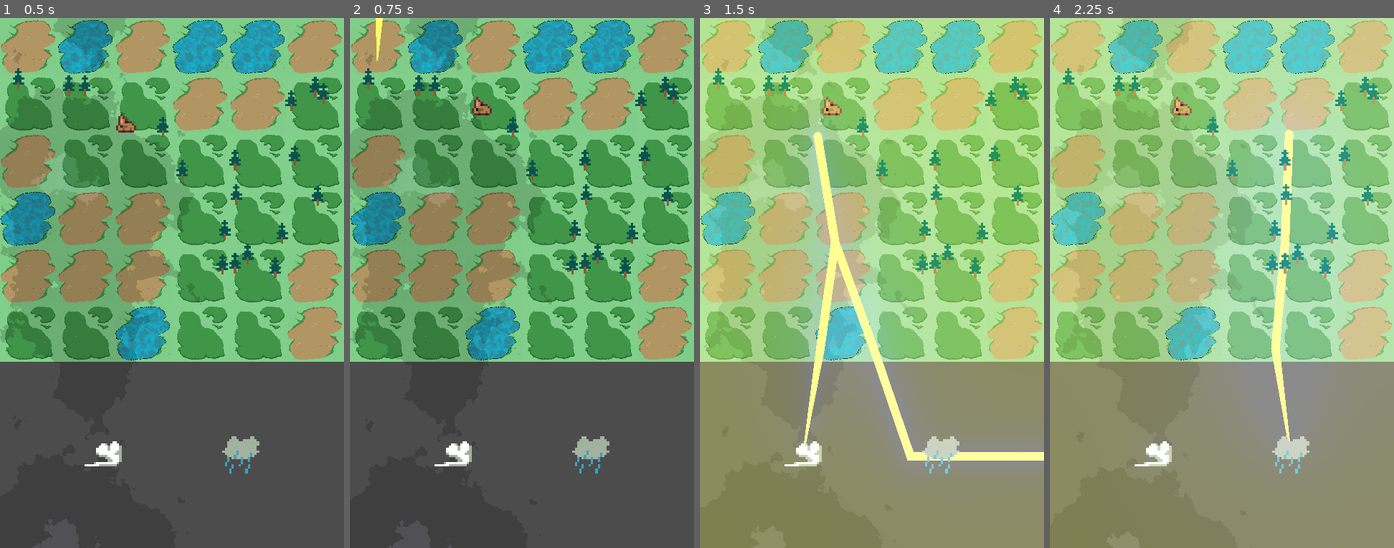
Above: before the commit, frames 1-4 (left to right).
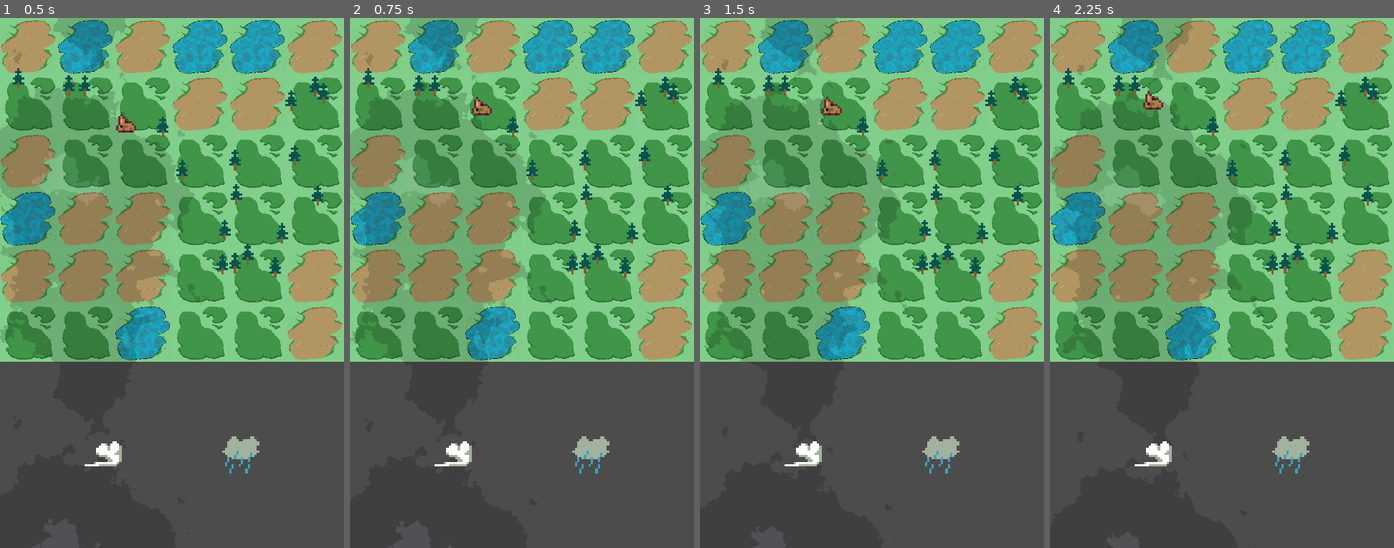
Above: after the commit, the same moments.

Repository: MrBSmith/Haven
Game: Godot game, scene res://Scenes/Garden/Garden.tscn
The game is run twice, just before and just after one commit, with the same random seed, the same clock (stepped at 60 frames per second) and the same inputs. The engine's default icon, where the game draws it, is replaced by a stand-in: a white triangle on a blue panel in a dark square.
Inputs (mouse positions are in pixels of both pictures, inside the frame that each line leads up to):
- Up to frame 1 (0.5 s): no input
- Up to frame 2 (0.75 s): tap Enter (ui_accept) at 0.5 s; move the mouse to (377, 60) at 0.52 s; press the mouse at (377, 60) at 0.53 s
- Up to frame 3 (1.5 s): tap Enter (ui_accept) at 0.77 s; move the mouse to (803, 452) at 1.27 s; release the mouse at (803, 452) at 1.28 s; click (803, 452) at 1.35 s
- Up to frame 4 (2.25 s): tap Enter (ui_accept) at 1.52 s; move the mouse to (1290, 452) at 2.02 s; press the mouse at (1290, 452) at 2.03 s

Frame 1 is identical in both runs. In frame 2, 0.1% of the frame differs, in the area x 7-10%, y 0-9%; in frame 3, 100%; in frame 4, 100%, in the area x 0-100%, y 0-100%.

Commit message:
correct lightning

Diff:
--- a/Autoloads/Globals.gd
+++ b/Autoloads/Globals.gd
@@ -58,11 +58,13 @@
 
 #### INPUT ####
 
-func _input(event: InputEvent):
-	if event.is_action_pressed("toggle_debug"):
+func _input(_event: InputEvent):
+	if Input.is_action_just_pressed("toggle_debug"):
 		toggle_debug_state()
-	if event.is_action_pressed("click"):
-		generate_thunder_debug(get_global_mouse_position())
+
+	# Lightning test onclick generation
+#	if Input.is_action_just_pressed("click"):
+#		generate_thunder_debug(get_global_mouse_position())
 
 
 #### DEBUG FUNCTIONS ####
--- a/Scenes/Animals/Animal.gd
+++ b/Scenes/Animals/Animal.gd
@@ -12,6 +12,8 @@
 export var view_radius : float = 12.0
 
 export var eating_time : float = 3.0
+
+export var debug : bool = false
 
 # Exepressed in turns
 var presence_time : int = 0
--- a/Scenes/Animals/TerrestrialAnimal/TerrestrialAnimal.gd
+++ b/Scenes/Animals/TerrestrialAnimal/TerrestrialAnimal.gd
@@ -49,7 +49,7 @@
 
 # Go there you dummie
 func _input(event : InputEvent):
-	if event.is_action_released("click"):
+	if event.is_action_released("click") && debug:
 		var mouse_pos = get_global_mouse_position()
 		move_to(mouse_pos)
 
--- a/Scenes/Garden/Animations.gd
+++ b/Scenes/Garden/Animations.gd
@@ -1,4 +1,4 @@
-extends YSort
+extends Node2D
 
 var lightning_scene = preload("res://Scenes/Projectile/Lightning.tscn")
 
--- a/Scenes/Garden/Garden.tscn
+++ b/Scenes/Garden/Garden.tscn
@@ -92,7 +92,7 @@
 [node name="Rabbit" parent="Grid/Animals" instance=ExtResource( 9 )]
 position = Vector2( 1136.47, 1214.64 )
 
-[node name="MeteoEffects" type="YSort" parent="Grid"]
+[node name="MeteoEffects" type="Node2D" parent="Grid"]
 script = ExtResource( 7 )
 __meta__ = {
 "_edit_lock_": true
--- a/Scenes/Projectile/LightingMainBranch.gd
+++ b/Scenes/Projectile/LightingMainBranch.gd
@@ -15,12 +15,14 @@
 func _setup():
 	randomize()
 
-	nb_strokes = int(rand_range(4, 5))
+	game_upscale = Globals.get_tile_upscale().x
+
+	nb_strokes_remaining = int(rand_range(4, 5))
+	total_nb_strokes = nb_strokes_remaining
+
 	compute_individal_values()
 
 	$LightingTrail.width = width / 2
-
-	motions[0].speed *= Globals.get_tile_upscale().x
 
 	new_branch_cooldown = Timer.new()
 	var _err = new_branch_cooldown.connect("timeout", self, "_on_new_branch_timeout")
@@ -33,15 +35,14 @@
 
 
 func move(delta: float) -> void:
-	var speed = motions[0].speed
-	var movement : Vector2 = speed * global_position.direction_to(path[0]) * delta
-	var projected_pos = global_position + movement
+	var speed = motions[0].speed * delta
+	var velocity : Vector2 = global_position.direction_to(path[0]) * speed
 
-	if global_position.distance_to(projected_pos) >= global_position.distance_to(path[0]):
+	if global_position.distance_to(path[0]) <= speed:
 		global_position = path.pop_front()
 		_on_path_point_reached()
 	else:
-		global_position = projected_pos
+		global_position += velocity
 
 
 #### LOGIC ####
@@ -58,11 +59,12 @@
 
 # Compute in advance the path of the main branch, so it is determinist
 func compute_path():
-	var dist = 30 * Globals.get_tile_upscale().x
+	var dist = 30 * game_upscale
 	var current_point = impact_point
 	path.push_front(current_point)
-	for i in nb_strokes - 1:
-		var dir = compute_rdm_direction(direction, 0.2)
+
+	for _i in range(nb_strokes_remaining - 1):
+		var dir = compute_rdm_direction(direction, 0.2, 0.3)
 		dir = reverse_direction(dir)
 		current_point += dir * dist
 		path.push_front(current_point)
@@ -78,7 +80,7 @@
 #### SIGNAL RESPONSES ####
 
 func _on_path_point_reached():
-	nb_strokes -= 1
+	nb_strokes_remaining -= 1
 
 	if path.empty():
 		direction = Vector2.ZERO
--- a/Scenes/Projectile/LightingMainBranch.tscn
+++ b/Scenes/Projectile/LightingMainBranch.tscn
@@ -7,7 +7,7 @@
 [sub_resource type="Resource" id=1]
 resource_local_to_scene = true
 script = ExtResource( 3 )
-speed = 900.0
+speed = 24800.0
 
 [node name="LightingMainBranch" instance=ExtResource( 1 )]
 script = ExtResource( 2 )
--- a/Scenes/Projectile/LightingProjectile.gd
+++ b/Scenes/Projectile/LightingProjectile.gd
@@ -1,16 +1,19 @@
 extends Projectile
 class_name LightningProjectile
 
-var width : float = 4.0 * Globals.get_tile_upscale().x
+var width : float = 2.5 * Globals.get_tile_upscale().x
 
 var stroke_average_duration : float
 var new_branch_cooldown_duration : float
 var new_branch_probability : float
 
-var nb_strokes : int = 0
+var nb_strokes_remaining : int = 0
+var total_nb_strokes : int = 0
 
 var stroke_timer : Timer
 var new_branch_cooldown : Timer
+
+var game_upscale : float = 1.0
 
 #### ACCESSORS ####
 
@@ -21,13 +24,17 @@
 	randomize()
 
 	compute_individal_values()
+	game_upscale = Globals.get_tile_upscale().x
 
-	if int(width) != 0:
-		nb_strokes = randi() % int(width) + 2
+	var divider = int(width / game_upscale) + 2
+	if divider != 0:
+		nb_strokes_remaining = randi() % divider
+	else:
+		nb_strokes_remaining = 3
+
+	total_nb_strokes = nb_strokes_remaining
 
 	$LightingTrail.width = width / 2
-	motions[0].speed *= Globals.get_tile_upscale().x
-
 
 	stroke_timer = Timer.new()
 	new_branch_cooldown = Timer.new()
@@ -50,8 +57,9 @@
 #### LOGIC ####
 
 func start_stroke():
+	nb_strokes_remaining -= 1
 	stroke_timer.start(compute_rdm_duration(stroke_average_duration, 0.2))
-	direction = compute_rdm_direction(direction, 0.3)
+	direction = compute_rdm_direction(direction, 0.2, 0.3)
 
 
 func start_new_branch_timer():
@@ -59,9 +67,9 @@
 
 
 func compute_individal_values():
-	stroke_average_duration = width / (motions[0].speed * 3)
-	new_branch_cooldown_duration = width / (motions[0].speed * 2)
-	new_branch_probability = width * 20
+	stroke_average_duration = width * game_upscale / (motions[0].speed * 3)
+	new_branch_cooldown_duration = width * game_upscale / (motions[0].speed * 3)
+	new_branch_probability = width / game_upscale * 20
 
 
 func compute_rdm_duration(duration: float, variance: float) -> float:
@@ -69,16 +77,16 @@
 
 
 # Compute a random decending angle
-func compute_rdm_direction(dir: Vector2, max_rdm_angle: float, added_angle := 0.0) -> Vector2:
+func compute_rdm_direction(dir: Vector2, min_rdm_angle := 0.2, max_rdm_angle := 0.8) -> Vector2:
 	var angle = dir.angle()
-	angle += added_angle + rand_range(-max_rdm_angle, max_rdm_angle)
-	angle = clamp(angle, 0, 3.15)
-	return Vector2(cos(angle), sin(angle))
+	var rdm_sign = sign(rand_range(-1.0, 1.0))
+	angle += rand_range(min_rdm_angle, max_rdm_angle) * rdm_sign
+	return Vector2(cos(angle), sin(angle)).normalized()
 
 
 # Generate a new branch
 func generate_new_branch():
-	var new_width = width - 1.0
+	var new_width = width - game_upscale
 
 	if new_width < 1.0:
 		return
@@ -86,8 +94,7 @@
 	var new_branch = Globals.lighting_branch.instance()
 	new_branch.width = new_width
 
-	var rdm_sign = sign(rand_range(-1.0, 1.0))
-	new_branch.direction = compute_rdm_direction(direction, 1.0, width / 3 * rdm_sign)
+	new_branch.direction = compute_rdm_direction(direction)
 
 	add_child(new_branch)
 
@@ -102,9 +109,7 @@
 #### SIGNAL RESPONSES ####
 
 func _on_stroke_timer_timeout():
-	nb_strokes -= 1
-
-	if nb_strokes > 0:
+	if nb_strokes_remaining > 0:
 		start_stroke()
 	else:
 		direction = Vector2.ZERO
@@ -113,8 +118,10 @@
 
 
 func _on_new_branch_timeout():
-	if nb_strokes <= 2:
+	if nb_strokes_remaining <= 1:
 		new_branch_cooldown.stop()
+		return
+	elif nb_strokes_remaining >= total_nb_strokes - 1:
 		return
 
 	var rng = rand_range(0.0, 100.0)
--- a/Scenes/Projectile/LightingProjectile.tscn
+++ b/Scenes/Projectile/LightingProjectile.tscn
@@ -7,7 +7,7 @@
 [sub_resource type="Resource" id=1]
 resource_local_to_scene = true
 script = ExtResource( 3 )
-speed = 900.0
+speed = 24800.0
 
 [node name="LightingProjectile" type="KinematicBody2D"]
 script = ExtResource( 1 )
@@ -20,7 +20,7 @@
 default_color = Color( 24, 24, 0.4, 1 )
 begin_cap_mode = 2
 antialiased = true
-trail_max_lenght = 35
+trail_max_lenght = 1
 
 [node name="SecondaryBranchWait" type="Timer" parent="."]
 wait_time = 0.01
--- a/Scenes/Projectile/Lightning.tscn
+++ b/Scenes/Projectile/Lightning.tscn
@@ -10,17 +10,19 @@
 
 [sub_resource type="ParticlesMaterial" id=3]
 emission_shape = 1
-emission_sphere_radius = 5.0
+emission_sphere_radius = 171.8
 flag_disable_z = true
 spread = 180.0
 gravity = Vector3( 0, -50, 0 )
+initial_velocity = 38.0
+initial_velocity_random = 0.2
 orbit_velocity = 0.0
 orbit_velocity_random = 0.0
-radial_accel = 25.0
+radial_accel = 40.0
 radial_accel_random = 0.26
-tangential_accel = 20.0
-scale = 2.0
-scale_random = 0.03
+tangential_accel = 40.0
+scale = 30.0
+scale_random = 0.17
 scale_curve = SubResource( 2 )
 color = Color( 3, 3, 0.4, 0.498039 )
 hue_variation = 0.3
@@ -34,8 +36,8 @@
 emitting = false
 amount = 10
 one_shot = true
-speed_scale = 1.97
-explosiveness = 0.61
+speed_scale = 1.9
+explosiveness = 0.78
 process_material = SubResource( 3 )
 
 [node name="Tween" type="Tween" parent="."]
Not shown: 2 places in Scenes/Plants/Trees/Tree.tscn that only renumber resources
